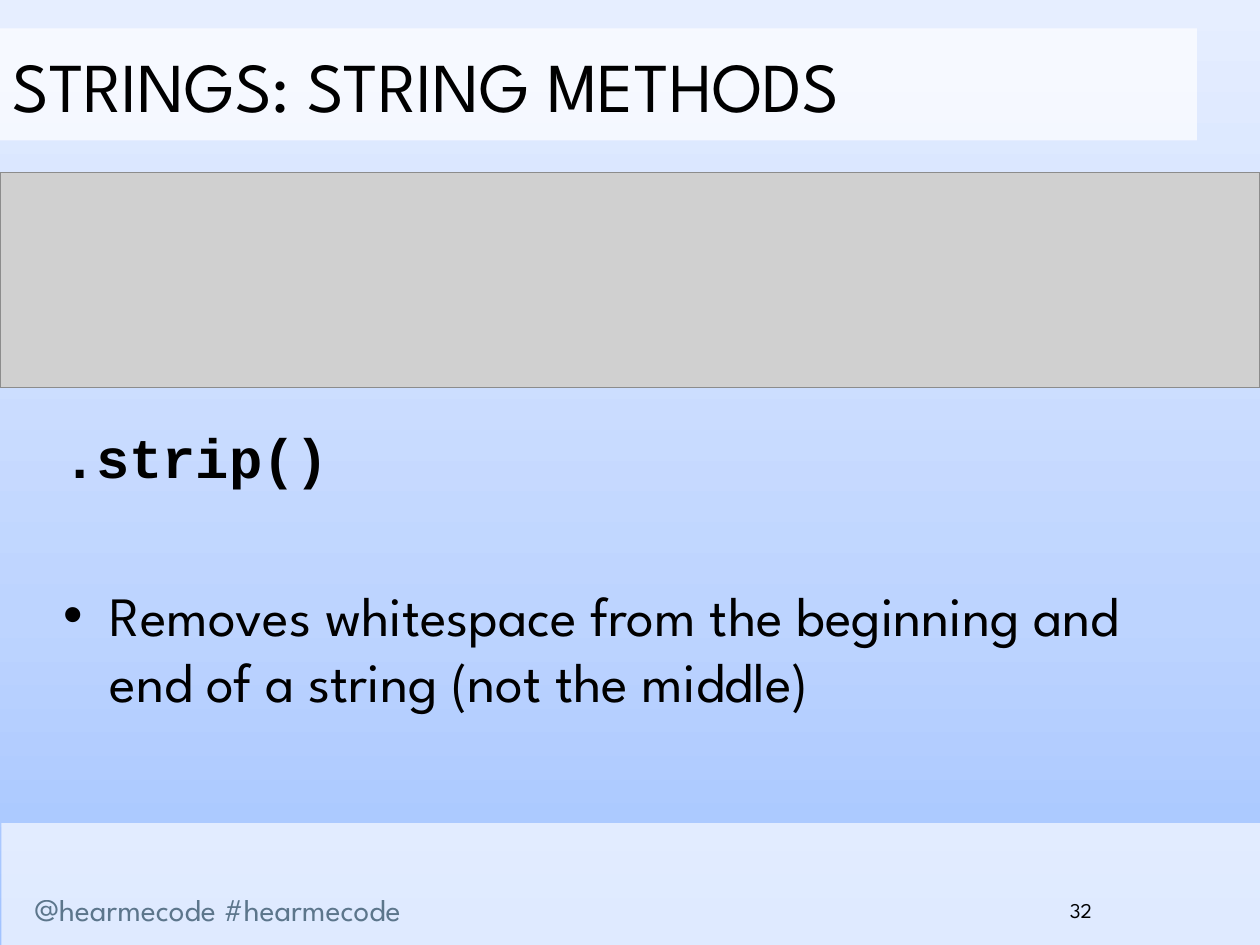
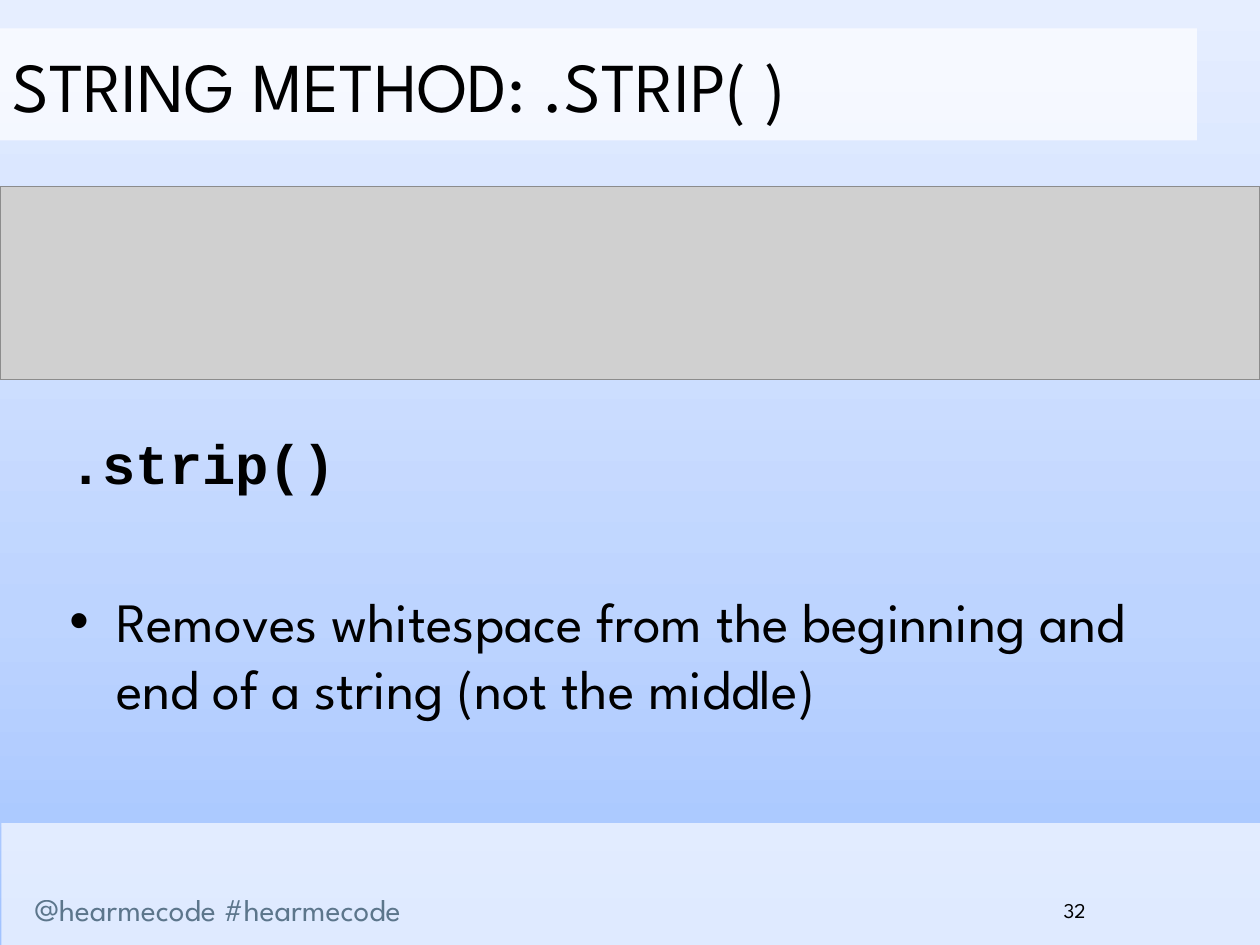
Before and after one commit to hearmecode/slides, a slide deck: slide 32 of Lesson 1/Hear Me Code - Strings and Conditionals.pptx. Drawn at 1260x945 pixels with LibreOffice and Linux fonts; fonts in the diff are those of the drawing; grey boxes stand for pictures; background and template pictures are left out. Boxes give left, top, right and bottom in pixels: in the first picture for what was removed or moved away, otherwise in the second. Text is boxed around its words. In the diff, an @@ line names an element or a change of style, - is before the commit and + after.

```diff
--- a/Lesson 1/Hear Me Code - Strings and Conditionals.pptx
+++ b/Lesson 1/Hear Me Code - Strings and Conditionals.pptx
@@ text in rectangle at (12,63,747,126): text changed @@
-STRINGS: STRING METHODS
+STRING METHOD: .STRIP( )
@@ picture: place and size @@
-picture at (0,173,1260,388)
+picture at (0,186,1260,379)
@@ text ".strip()": place and size @@
-text ".strip()" at (63,438,1119,714)
+text ".strip()" at (69,445,1126,721)
@@ page number: place and size @@
-page number at (1070,904,1092,919)
+page number at (1064,904,1086,919)
```
Also in this commit, not shown: 31 other slides changed, 4 slides added, 1 slide removed, 3 other files.
